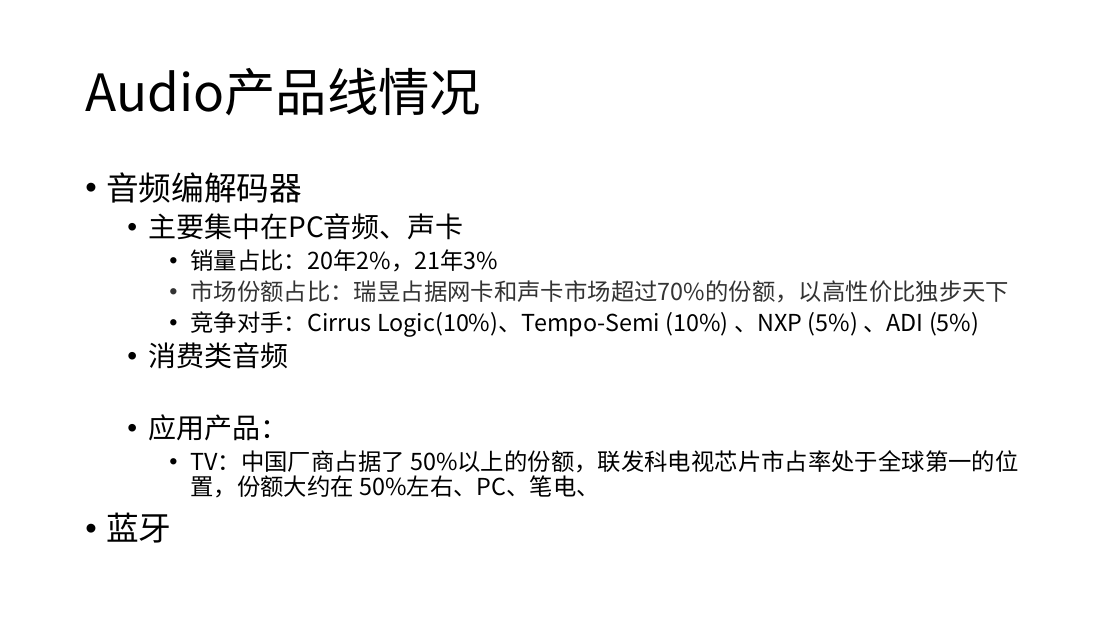
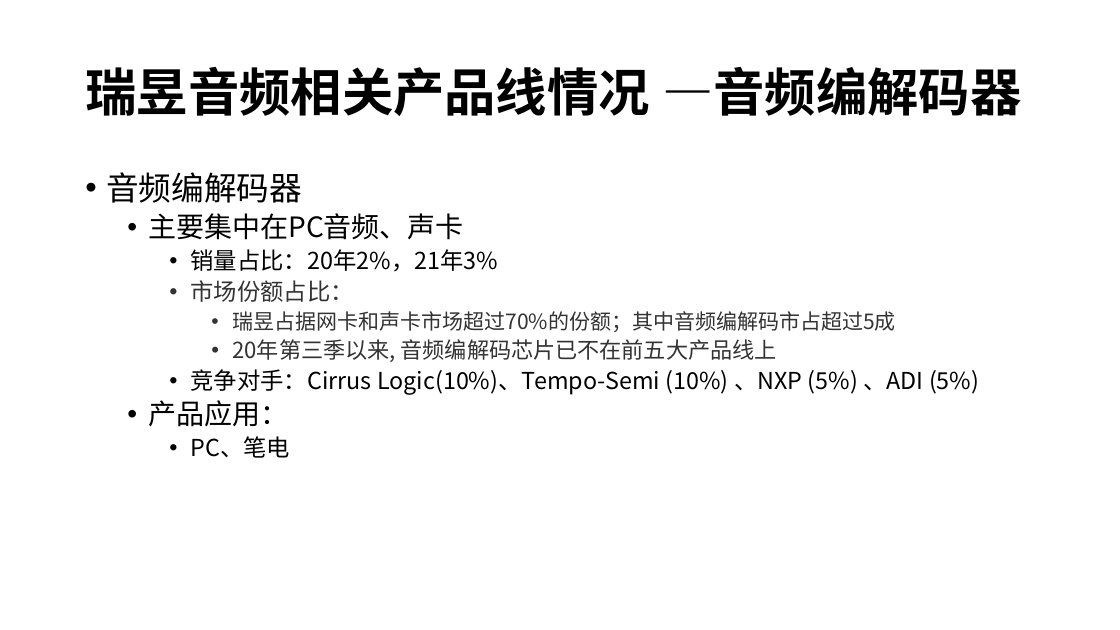
Before and after one commit to rosabai666/soundec, a slide deck: slide 5 of 2023/02产品/SNC8x/01)竞品分析/00)竞品芯片分析/品牌产品路线分析/Realtek/Realtek产品线分析2.pptx (slide 7 before the commit). Drawn at 1120x630 pixels with LibreOffice and Linux fonts; fonts in the diff are those of the drawing. Boxes give left, top, right and bottom in pixels: in the first picture for what was removed or moved away, otherwise in the second. Text is boxed around its words. In the diff, an @@ line names an element or a change of style, - is before the commit and + after.

```diff
--- a/2023/02产品/SNC8x/01)竞品分析/00)竞品芯片分析/品牌产品路线分析/Realtek/Realtek产品线分析2.pptx
+++ b/2023/02产品/SNC8x/01)竞品分析/00)竞品芯片分析/品牌产品路线分析/Realtek/Realtek产品线分析2.pptx
@@ title at box(85, 67, 1021, 116): text changed; bold on @@
-Audio产品线情况
+瑞昱音频相关产品线情况 —音频编解码器
@@ text at box(190, 280, 895, 362): text changed; size 20 to 18 pt @@
-    • 市场份额占比：瑞昱占据网卡和声卡市场超过70%的份额，以高性价比独步天下
+    • 市场份额占比：
+      • 瑞昱占据网卡和声卡市场超过70%的份额；其中音频编解码市占超过5成
+      • 20年第三季以来, 音频编解码芯片已不在前五大产品线上
@@ text at box(148, 400, 290, 458): text changed; size 20 to 24 pt @@
-  • 消费类音频
-  • 应用产品：
-    • TV：中国厂商占据了 50%以上的份额，联发科电视芯片市占率处于全球第一的位置，份额大约在 50%左右、PC、笔电、
-• 蓝牙
+  • 产品应用：
+    • PC、笔电
```
Also in this commit, not shown: 8 other slides changed, 1 slide added, 11 slides removed, 9 other files.
